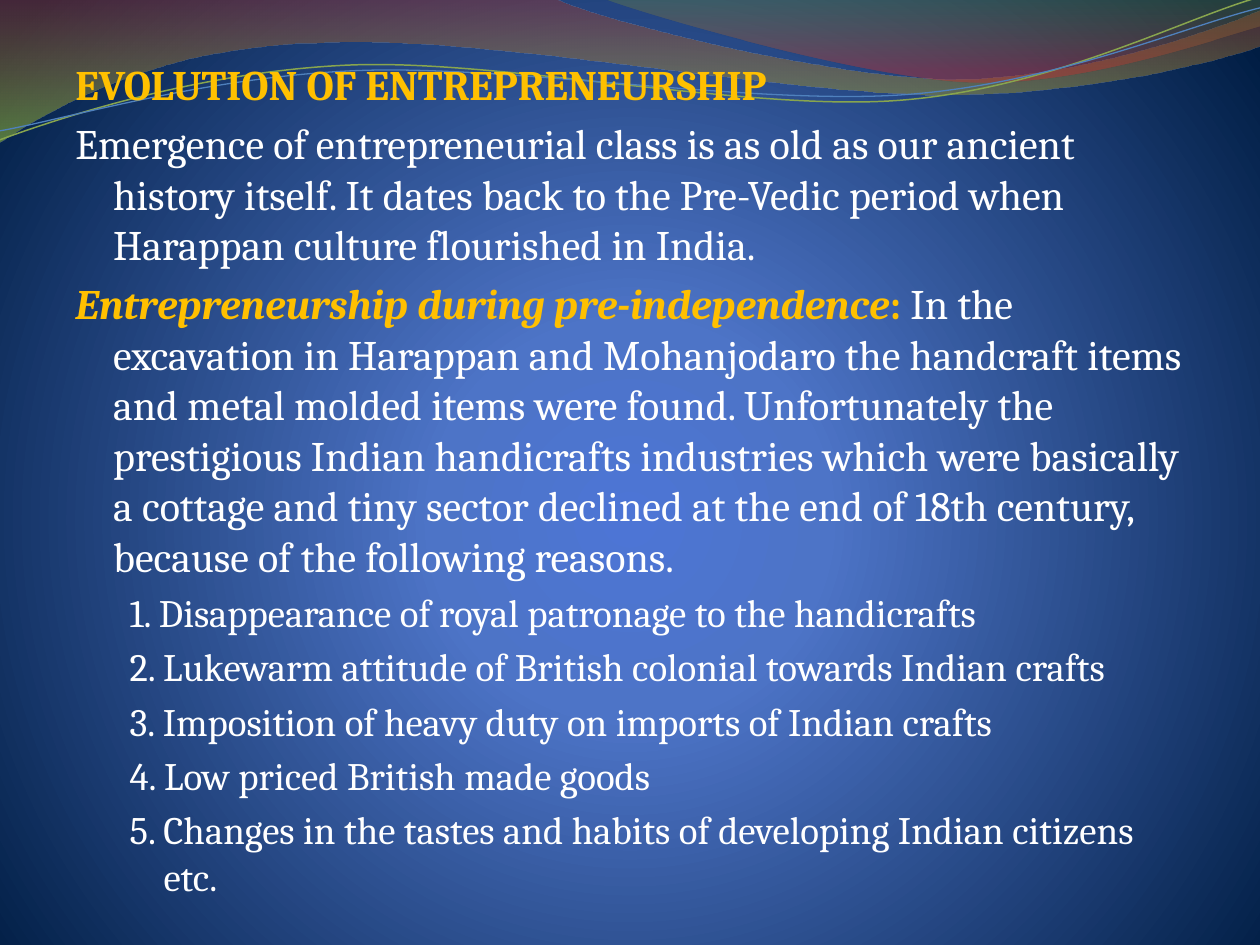
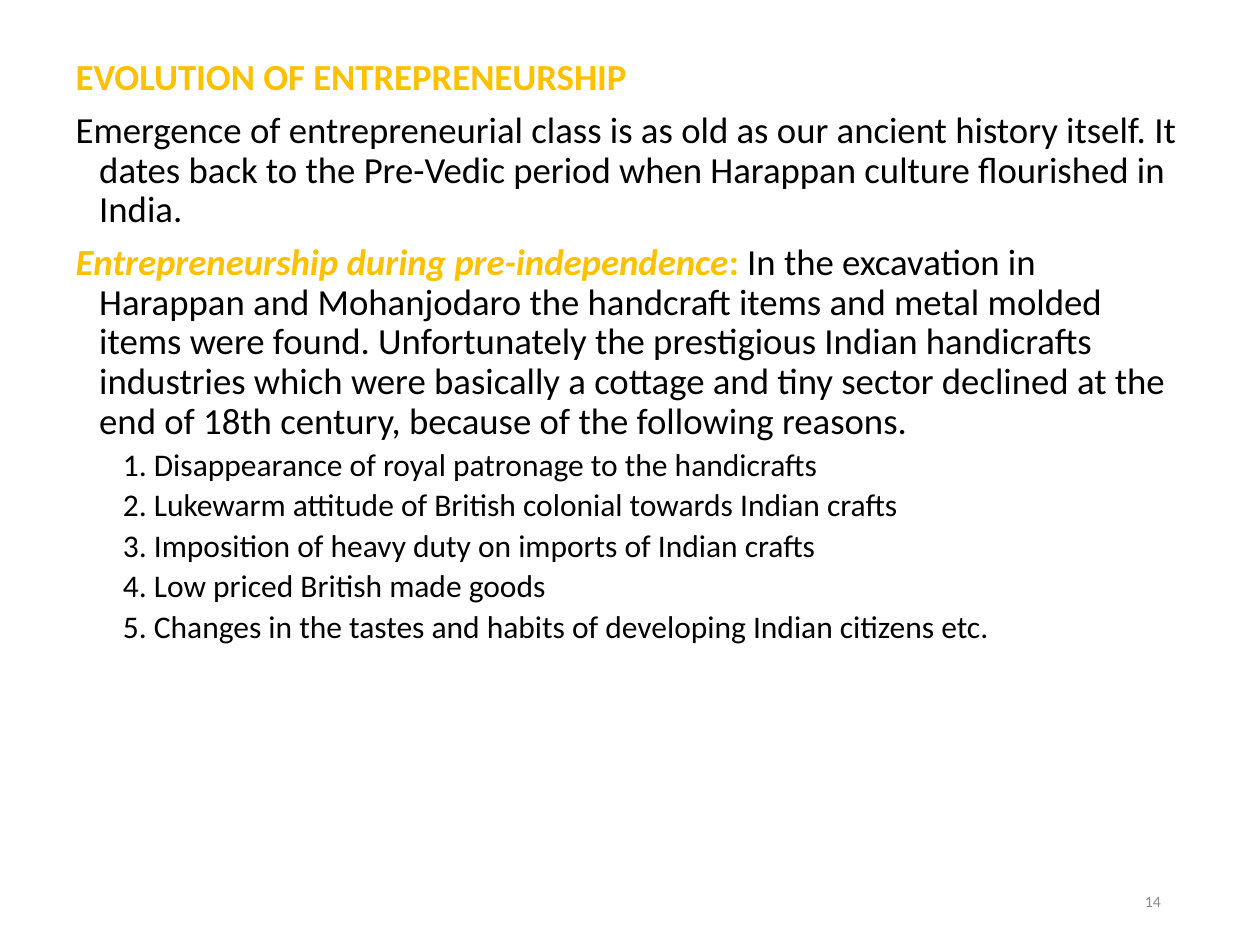
Before and after one commit to DroidFreak32/8sem, a slide deck: slide 14 of OME/ENTREPRENEURSHIP 1 unit4.pptx. Drawn at 1260x945 pixels with LibreOffice and Linux fonts; fonts in the diff are those of the drawing. Boxes give left, top, right and bottom in pixels: in the first picture for what was removed or moved away, otherwise in the second. Text is boxed around its words. In the diff, an @@ line names an element or a change of style, - is before the commit and + after.

```diff
--- a/OME/ENTREPRENEURSHIP 1 unit4.pptx
+++ b/OME/ENTREPRENEURSHIP 1 unit4.pptx
@@ background gradient #4D75D6 to #4E72C7 to #001F44 to #FFFFFF @@
@@ freeform shape removed at (0, 0, 1260, 142) @@
@@ freeform shape removed at (0, 0, 1260, 147) @@
@@ freeform shape removed at (0, 8, 1260, 141) @@
@@ freeform shape removed at (604, 0, 1260, 87) @@
@@ text "EVOLUTION OF ENTREPRENEURSHIP" at (76, 66, 1176, 644): size 24.1 to 21 pt in "EVOLUTION OF ENTREPRENEURSHIP", "Emergence of entrepreneurial class is as old ...", "Entrepreneurship during pre-independence: In the excavation  ..."; font Cambria to Calibri, text colour #FFFFFF to #000000; size 22.2 to 18 pt in "1. Disappearance of royal patronage to the ...", "2. Lukewarm attitude of British colonial towards ...", "3. Imposition of heavy duty on imports ...", "4. Low priced British made goods" and 1 more places; indent changed; line spacing 1 to 0.9; more space between paragraphs @@
@@ page number added at (1145, 897, 1161, 907), 9 pt, text #8C8C8C @@
+14
```
Also in this commit, not shown: 18 other slides changed, 13 other files.
